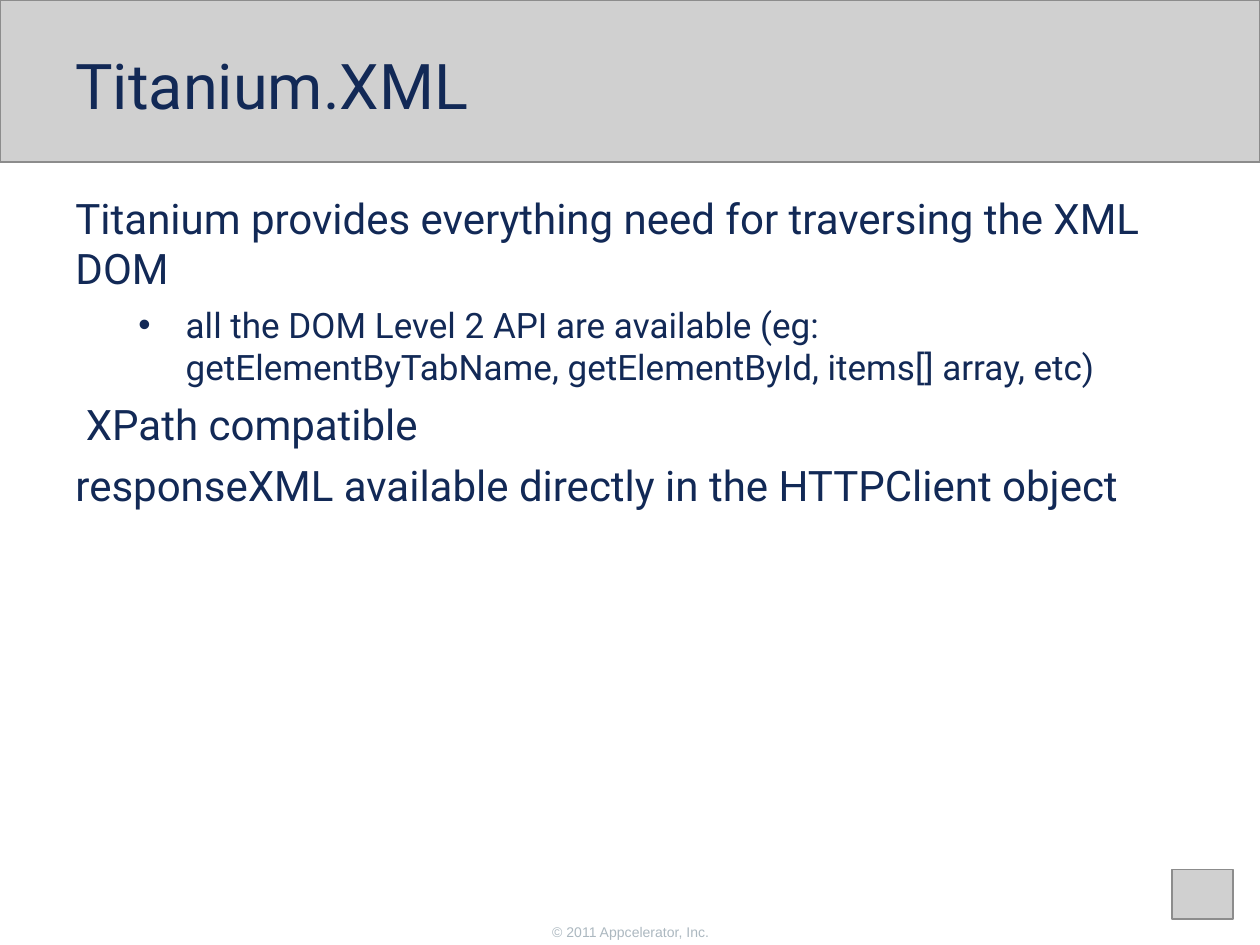
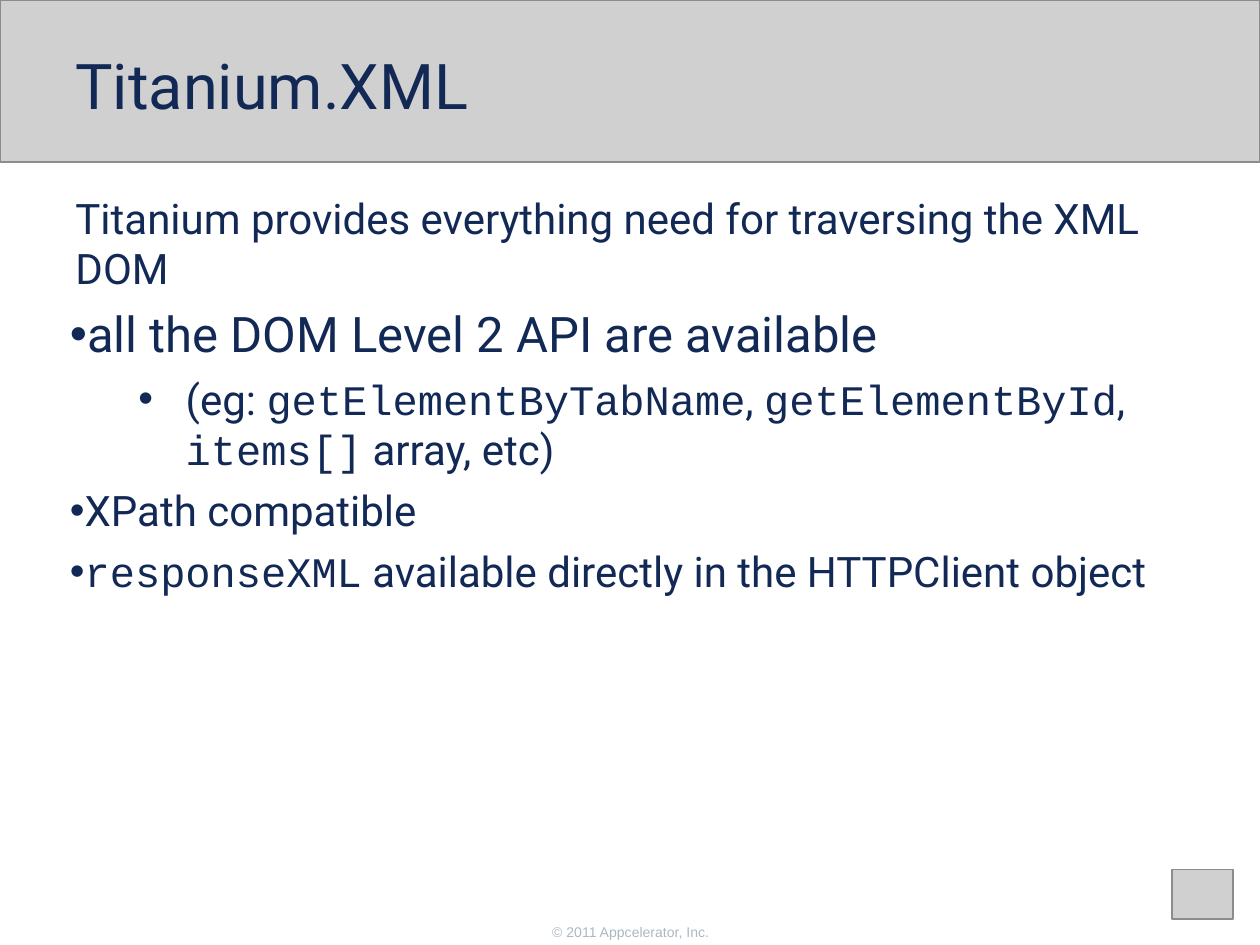
Before and after one commit to appcelerator-training-archive/tcad_certification, a slide deck: slide 13 of 260/260.ppt. Drawn at 1260x945 pixels with LibreOffice and Linux fonts; fonts in the diff are those of the drawing; grey boxes stand for pictures. Boxes give left, top, right and bottom in pixels: in the first picture for what was removed or moved away, otherwise in the second. Text is boxed around its words. In the diff, an @@ line names an element or a change of style, - is before the commit and + after.

```diff
--- a/260/260.ppt
+++ b/260/260.ppt
@@ text at (87,315,1125,475): text changed; size 20 to 24 pt @@
-  • all the DOM Level 2 API are available (eg: getElementByTabName, getElementById, items[] array, etc)
+• all the DOM Level 2 API are available
+  • (eg: getElementByTabName, getElementById, items[] array, etc)
@@ text at (85,494,1147,596): font Roboto to Courier New in "responseXML"; bullet none to • @@
```
Also in this commit, not shown: 5 other slides changed.
